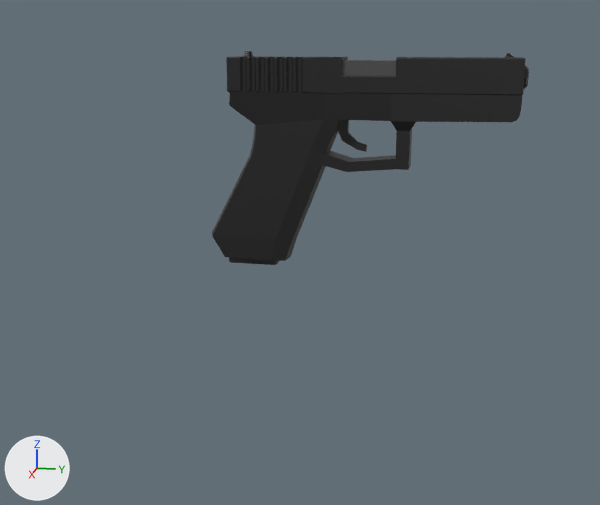
The glTF model assets/weapons/glock/glock.glb as it was, and as the next commit left it.
Before and after are seen from a 50 mm lens placed at (0.497, 0.107, 0.046), pointed at (-0.092, -0.011, -0.101). Lighting does not change. The marker at lower left points along +X, +Y and +Z. The first picture is the older version. Both versions are drawn at frame 15 of the action 'ReloadEmpty'; the numbers are the values there.

Names of what the first picture shows: 'Chamber', 'Glock', 'Slide' and 3 more.
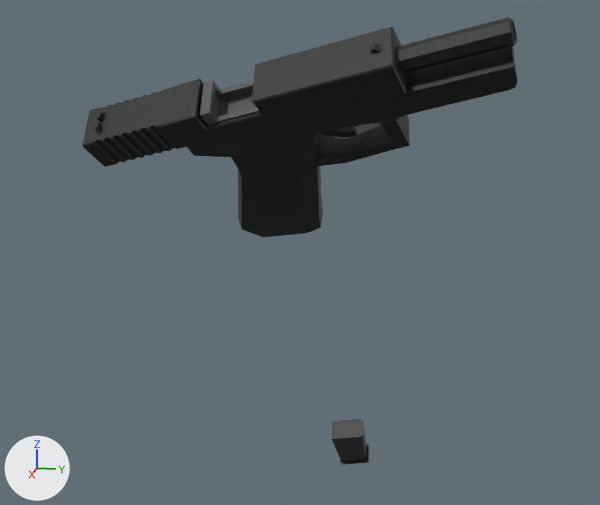
ob_root is not drawn itself; it is the parent of ob_magazine, ob_trigger, ob_slide, ob_glock.
ob_magazine is not drawn itself; it is the parent of ob_magazine_1.
ob_slide is not drawn itself; it is the parent of ob_slide_1.

What differs and where, as boxes [x1, y1, x2, y2] in the pictures (600 x 505 px):
'Glock', moved, turned: before [212, 91, 522, 261]; after [187, 46, 517, 237]
'Slide', moved, turned: before [226, 51, 526, 95]; after [82, 27, 407, 167]
'Barrel', moved, turned: before [524, 66, 529, 89]; after [396, 17, 517, 74]
'Chamber', moved, turned: before [342, 60, 396, 76]; after [200, 80, 260, 125]
'Magazine', moved, turned: before [229, 257, 279, 265]; after [332, 419, 369, 465]
'Trigger', moved, turned: before [338, 120, 367, 152]; after [320, 126, 356, 137]

Edits to the bpy script that builds the scene:
```text
Change ob_root:
    ob_root.location: (0.0, 0.0, 0.0) -> (0.0, 0.0646, 0.0)
    ob_root.rotation_euler: (0.0, -0.00557, 0.0) -> (-0.854, 0.248, -0.133)  # degrees (0, -0.3, 0) -> degrees (-49, 14, -7.6)
Change ob_magazine:
    ob_magazine.location: (0.0206, 0.00149, -0.0632) -> (0.123, 0.0332, -0.456)
Change ob_slide:
    ob_slide.location: (0.0, 0.0, 0.0331) -> (0.05, 0.0, 0.0331)
```
